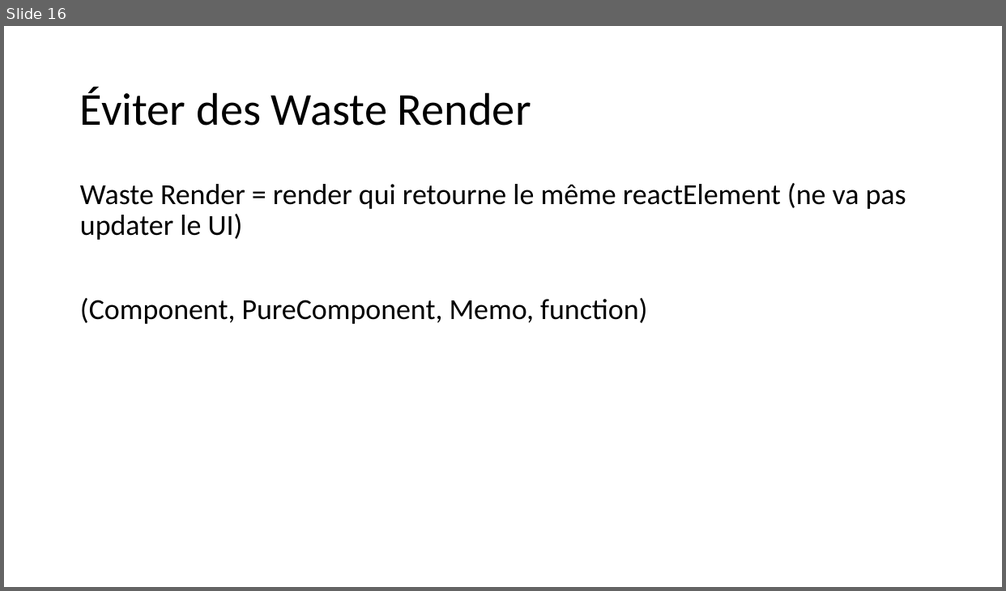
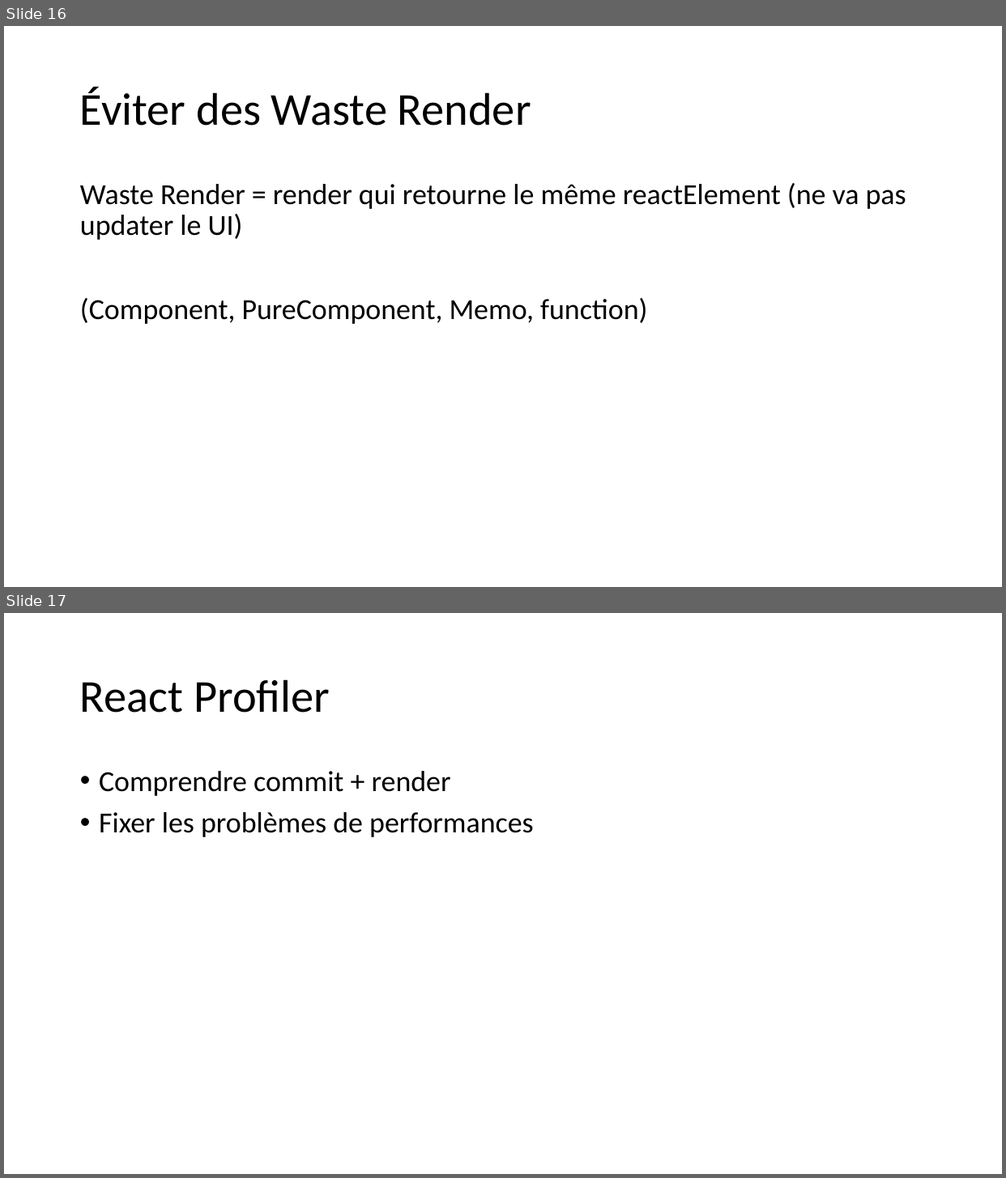
Before and after one commit to samuelgaudreau/formation-front-end-3, a slide deck: part-2/React-Perfo.pptx. Shown one above the other, each under a label of ours: slide 16 before the commit, slides 16 and 17 after it. The pictures are 1006x591 and 1006x1178 pixels, drawn with LibreOffice and Linux fonts; fonts in the diff are those of the drawing. Boxes give left, top, right and bottom in pixels: in the first picture for what was removed or moved away, otherwise in the second. Text is boxed around its words. In the diff, an @@ line names an element or a change of style, - is before the commit and + after.

Commit message:
Add react profiling + cleanup

```diff
--- a/part-2/React-Perfo.pptx
+++ b/part-2/React-Perfo.pptx
@@ slide 17 added at box(4, 613, 1002, 1174), background #FFFFFF @@
@@ title added at box(80, 679, 330, 713), 44 pt, text #000000 @@
+React Profiler
@@ text added at box(99, 771, 534, 837), 28 pt, text #000000 @@
+• Comprendre commit + render
+• Fixer les problèmes de performances
```
Also in this commit, not shown: 1 slide removed, 15 other files.
